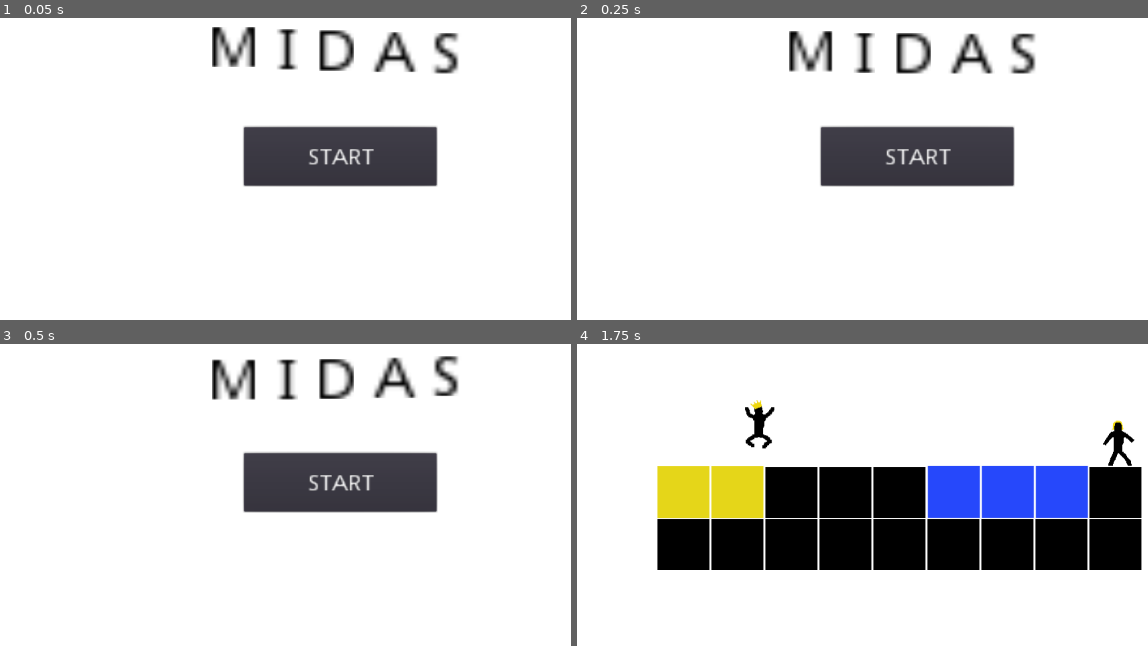
Above: before the commit, frames 1-4 (two rows, left to right).
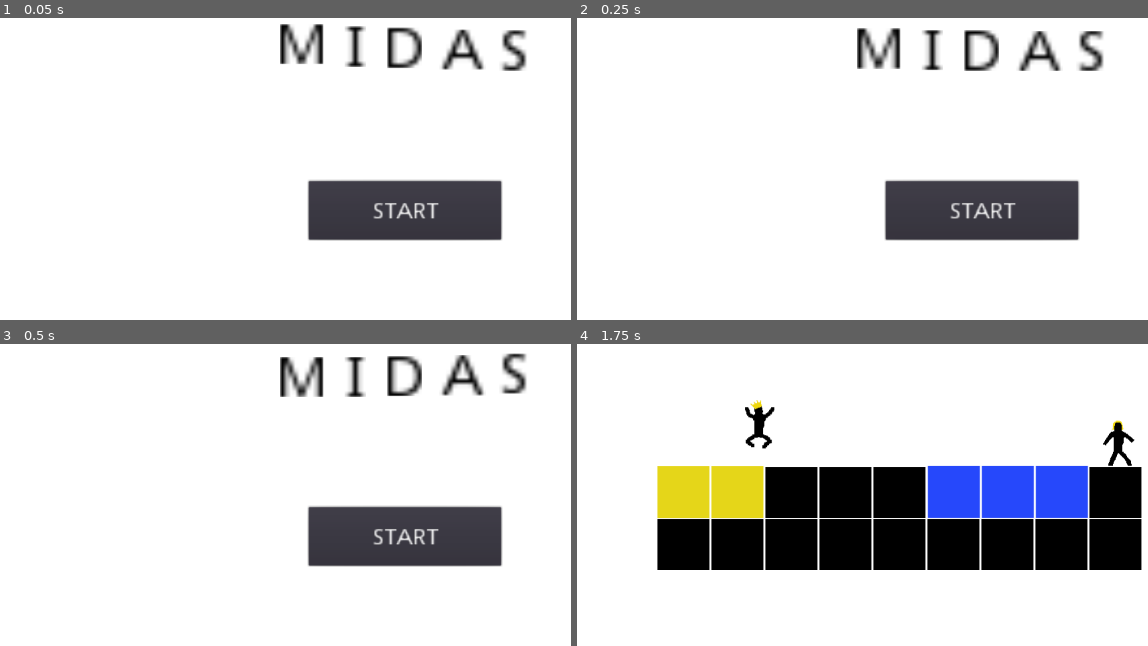
Above: after the commit, the same moments.

Repository: meburns/midas
Game: Godot game, scene res://src/Menu.tscn
Same seed, same stepped clock (60 frames per second), same inputs: the game is played once before the commit and once after it.
Inputs:
- Up to frame 1 (0.05 s): no input
- Up to frame 2 (0.25 s): no input
- Up to frame 3 (0.5 s): no input
- Up to frame 4 (1.75 s): click "START" at 0.5 s; tap Enter (ui_accept) at 1.25 s; hold Right (move_right) from 1.28 s (still down); tap R (refresh) at 1.35 s; tap Space (jump) at 1.52 s

The runs differ from the first frame. In frame 1, 17% of the frame differs, in the area x 37-93%, y 1-74%; in frame 2, 17%; in frame 3, 17%; in frame 4, nothing differs.

Commit message:
Rearrange menu item positions

Diff:
--- a/src/Menu.tscn
+++ b/src/Menu.tscn
@@ -17,15 +17,16 @@
 margin_right = 1200.0
 margin_bottom = 800.0
 texture = ExtResource( 1 )
+expand = true
 __meta__ = {
 "_edit_use_anchors_": false
 }
 
 [node name="Button" type="Button" parent="."]
-margin_left = 367.526
-margin_top = 367.76
-margin_right = 656.526
-margin_bottom = 455.76
+margin_left = 464.9
+margin_top = 448.536
+margin_right = 753.9
+margin_bottom = 536.536
 __meta__ = {
 "_edit_use_anchors_": false
 }
@@ -42,10 +43,10 @@
 valign = 1
 
 [node name="RichTextLabel" type="RichTextLabel" parent="."]
-margin_left = 314.0
-margin_top = 119.0
-margin_right = 374.0
-margin_bottom = 157.0
+margin_left = 416.353
+margin_top = 114.574
+margin_right = 476.353
+margin_bottom = 152.574
 rect_scale = Vector2( 6.44, 6.04 )
 custom_colors/default_color = Color( 0, 0, 0, 1 )
 bbcode_enabled = true
